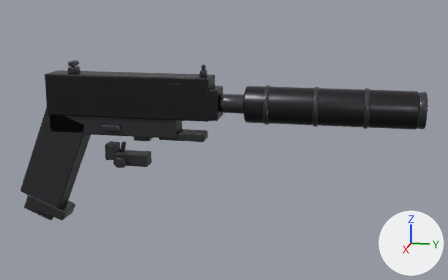
A saved change to the glTF model assets/weapons/pistol_viewmodel.glb.
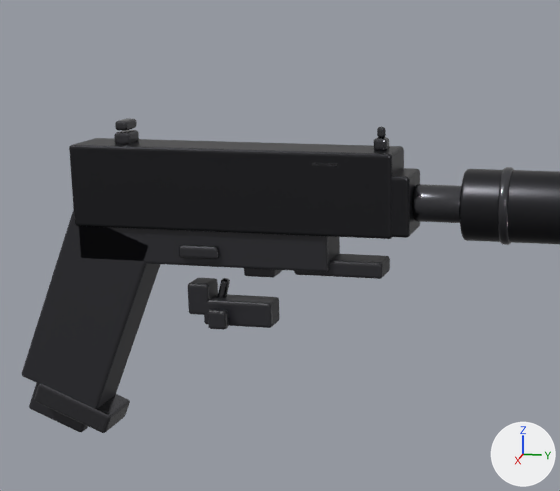
Each version is shown whole from a 50 mm lens placed at (0.697, 0.273, 0.145), pointed at (-0.007, 0.133, -0.031), then close up on the part from 2% to 66% of the width and 0% to 89% of the height. Arrows for +X, +Y and +Z are at lower right; the lights stay in place. The first two pictures are the older version. Vertices at exactly the same position are counted once.

Objects in the first close-up: 'pistol_viewmodel'.
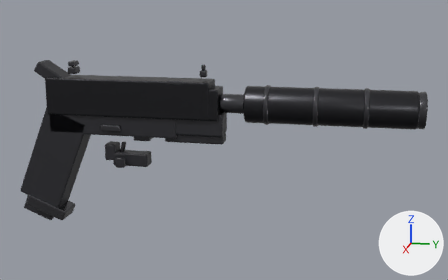
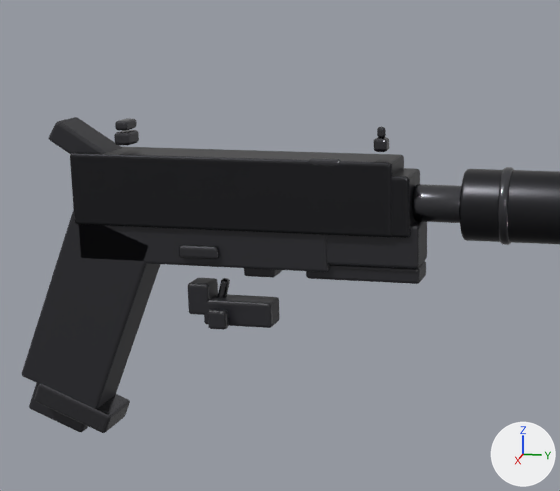
What differs and where, as boxes (x1, y1, x2, y2) in the close-ups (560 x 491 px; the box of a moved part takes in the faces that stretch with it):
'pistol_viewmodel', reshaped: before (22, 118, 560, 433); after (22, 117, 560, 433)
part 1 of me_cube_033, added (black): after (306, 261, 426, 284)
part 2 of me_cube_033, added: after (49, 117, 122, 154)
part 3 of me_cube_033, moved or reshaped: before (69, 138, 404, 279); after (70, 147, 427, 269)

Diff of the bpy script that builds the scene:
```diff
--- a/assets/weapons/pistol_viewmodel.glb.py
+++ b/assets/weapons/pistol_viewmodel.glb.py
@@ me_cube_033 @@
 # used by ob_pistol_viewmodel; location = (0.0, 0.0, 0.0)
-me_cube_033.from_pydata(...)  # 4214 vertices, 8288 faces; spans x -0.023..0.023, y -0.128..0.358, z -0.146..0.059
+me_cube_033.from_pydata(...)  # 4406 vertices, 8664 faces; spans x -0.023..0.023, y -0.128..0.358, z -0.146..0.059
+# me_cube_033 part 1: the loose piece of 96 vertices spanning x -0.011..0.011, y 0.058..0.112, z -0.031..-0.021 is copied, and the copy is scaled about its middle by (1, 1.28, 1), then moved by (0.0, 0.015, -0.002); it spans x -0.011..0.011, y 0.065..0.135, z -0.033..-0.023
+# me_cube_033 part 2: a new loose piece of 96 vertices spanning x -0.013..0.013, y -0.096..-0.048, z 0.022..0.058, in mat_m_polymer (black #27272c)
+# me_cube_033 part 3
+# 20 vertices are removed from x -0.018..0.018, y -0.08..0.12, z -0.005..0.044
+# 154 faces are deleted
+# 28 vertices in x -0.018..0.018, y -0.08..0.12, z 0.043..0.045 move by (0.0, 0.0, -0.005)
+# 12 vertices in x -0.018..0.018, y -0.079..0.119, z -0.005..-0.003 move by (0.0, 0.0, 0.001)
+# 7 vertices in x -0.011..-0.009, y 0.058..0.059, z -0.031..-0.029 move by (-0.003, 0.017, 0.008)
+# 7 vertices in x -0.011..-0.009, y 0.058..0.059, z -0.023..-0.021 move by (-0.003, 0.017, 0.024)
+# 7 vertices in x -0.011..-0.009, y 0.111..0.112, z -0.031..-0.029 move by (-0.003, 0.023, 0.008)
+# 7 vertices in x -0.011..-0.009, y 0.111..0.112, z -0.023..-0.021 move by (-0.003, 0.023, 0.024)
+# 92 vertices move from x -0.018..0.018, y -0.08..0.12, z -0.031..0.045 to x -0.018..0.018, y -0.08..0.135, z -0.023..0.039
+# 20 vertices are added at x -0.018..0.018, y -0.08..0.12, z -0.004..0.04
+# 154 new faces join them, mat_m_gunmetal (dark grey #3c3c3f)
 me_cube_033.materials.append(mat_m_gunmetal)
```
